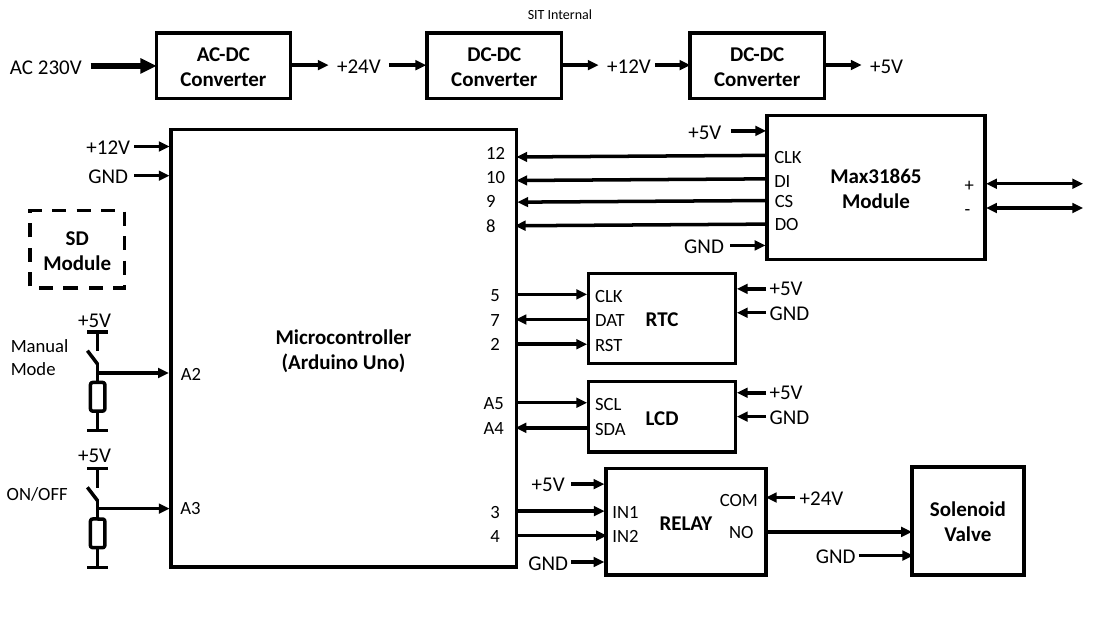
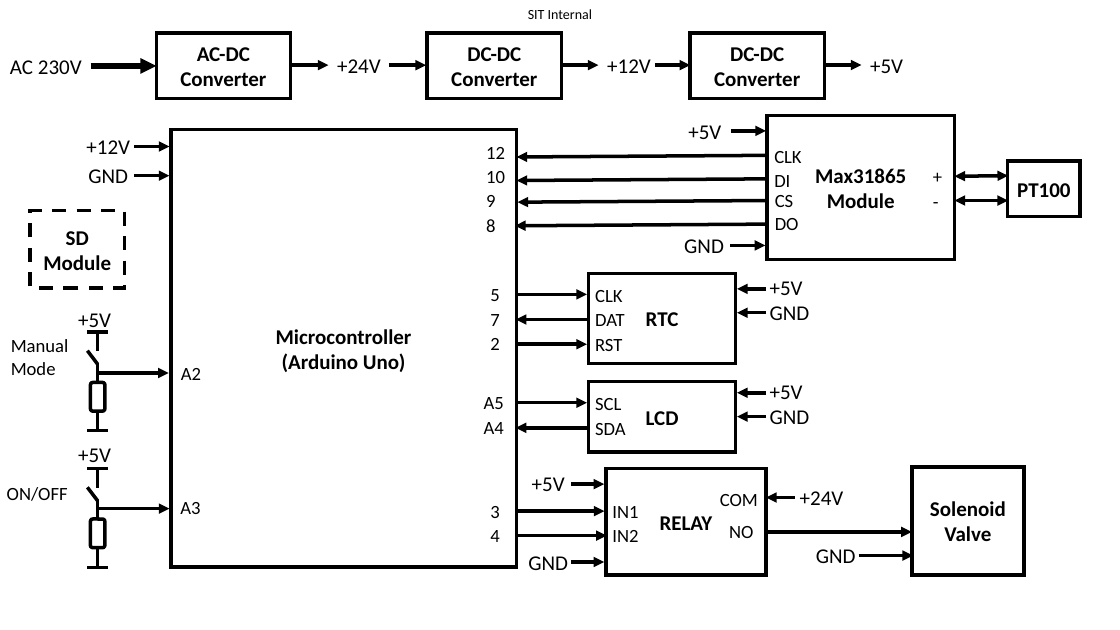
Before and after one commit to kanglc/Hashtag, a slide deck: slide 5 of Docs/thermal_controller_blockdiagram.pptx. Drawn at 1120x630 pixels with LibreOffice and Linux fonts; fonts in the diff are those of the drawing; background and template pictures are left out. Boxes give left, top, right and bottom in pixels: in the first picture for what was removed or moved away, otherwise in the second. Text is boxed around its words. In the diff, an @@ line names an element or a change of style, - is before the commit and + after.

```diff
--- a/Docs/thermal_controller_blockdiagram.pptx
+++ b/Docs/thermal_controller_blockdiagram.pptx
@@ rectangle "Max31865": place and size @@
-rectangle "Max31865" at [767, 115, 986, 260]
+rectangle "Max31865" at [767, 115, 954, 260]
@@ text "+": place and size @@
-text "+" at [957, 169, 983, 200]
+text "+" at [925, 161, 951, 192]
@@ double arrow moved from (1083, 184) - (986, 184) to (1008, 176) - (954, 176) @@
@@ rectangle added at [1008, 161, 1081, 217], outline #000000 3 pt, 18 pt, text #000000, bold @@
+PT100
@@ text "-": place and size @@
-text "-" at [957, 193, 980, 224]
+text "-" at [925, 186, 948, 217]
@@ double arrow moved from (1083, 208) - (986, 208) to (1008, 201) - (954, 201) @@
```
Also in this commit, not shown: 1 other slide changed, 3 slides added, 2 other files.
